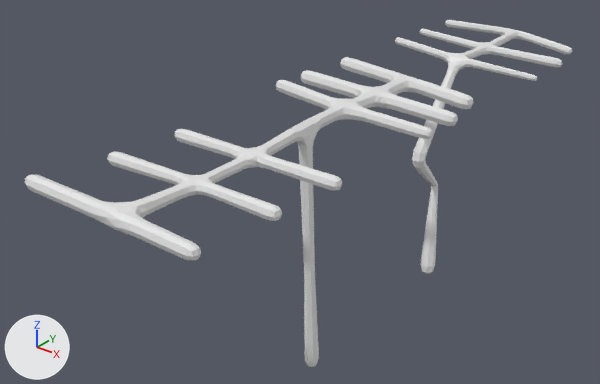
What one commit did to the Blender file BlenderModels/Motel/Exterior/Antenna.blend.
Both versions are drawn from a 50 mm camera at (5.08, -9.32, 6.43) aimed at (-0.93, -1.81, 1.77). Lighting does not change. The marker at lower left points along +X, +Y and +Z. The picture after the commit comes second.

Script lines for the objects in view, before the commit:
```python
me_cube = bpy.data.meshes.new('Cube')
me_cube.from_pydata(...)  # 1454 vertices, 1452 faces; spans x -1.28..0.94, y -0.25..2.73, z 0.02..3.22
me_cube.materials.append(mat_material)  # white #e7e7e7
me_cube_001 = bpy.data.meshes.new('Cube.001')
me_cube_001.from_pydata(...)  # 2062 vertices, 2060 faces; spans x -1.44..0.96, y -2.61..2.47, z 0.02..3.25
me_cube_001.materials.append(mat_material_001)  # white #e7e7e7
ob_crookedantenna = bpy.data.objects.new('CrookedAntenna', me_cube)
ob_crookedantenna.location = (0.0, 0.0, 0.0)
ob_doublesidedantenna = bpy.data.objects.new('DoubleSidedAntenna', me_cube_001)
ob_doublesidedantenna.location = (0.0, -2.785, 0.0)
```
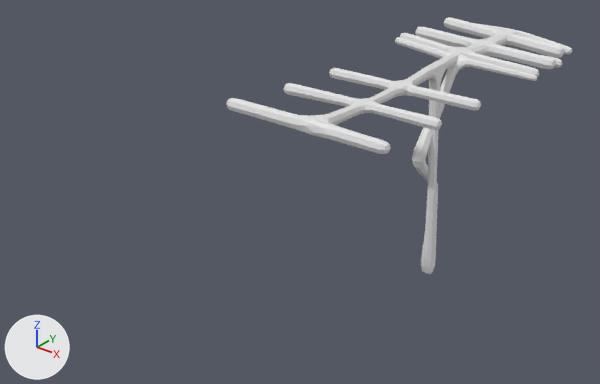
Where the change shows, as pixel boxes [x1, y1, x2, y2] in the pictures (600 x 384 px):
'DoubleSidedAntenna', moved
    before: [25, 57, 474, 367]
    after: [226, 17, 564, 274]

What the commit changed:
Object 'DoubleSidedAntenna' (ob_doublesidedantenna) moves from (0.0, -2.785, 0.0) to (0.0, -0.007, 0.0).
